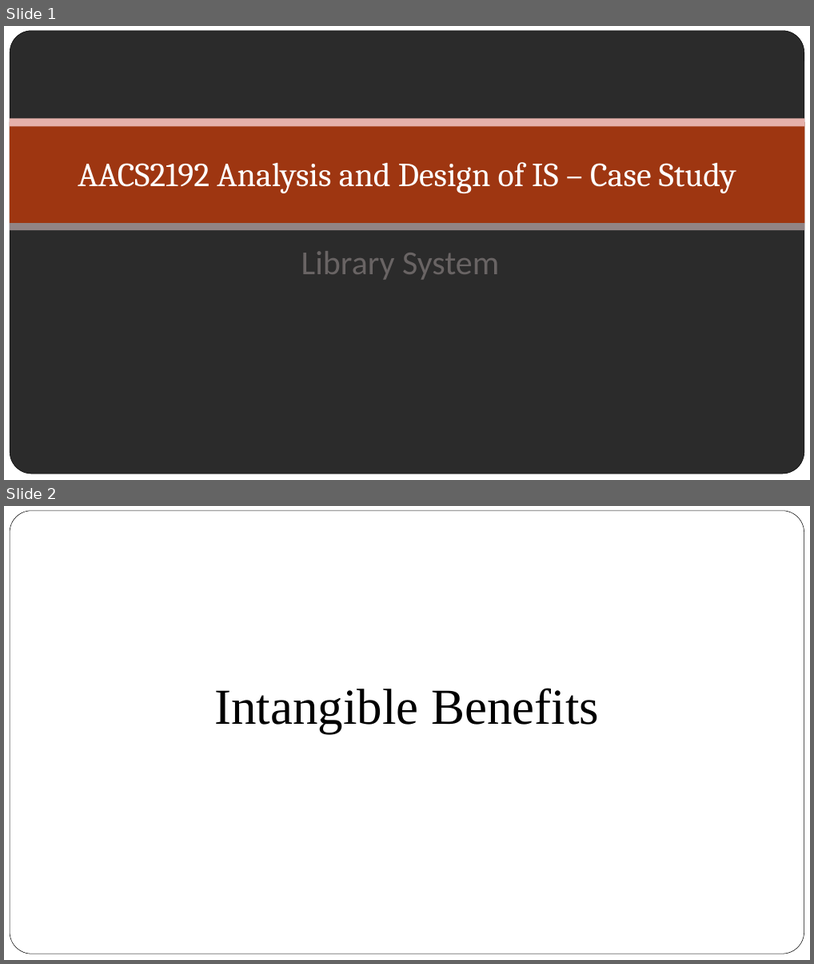
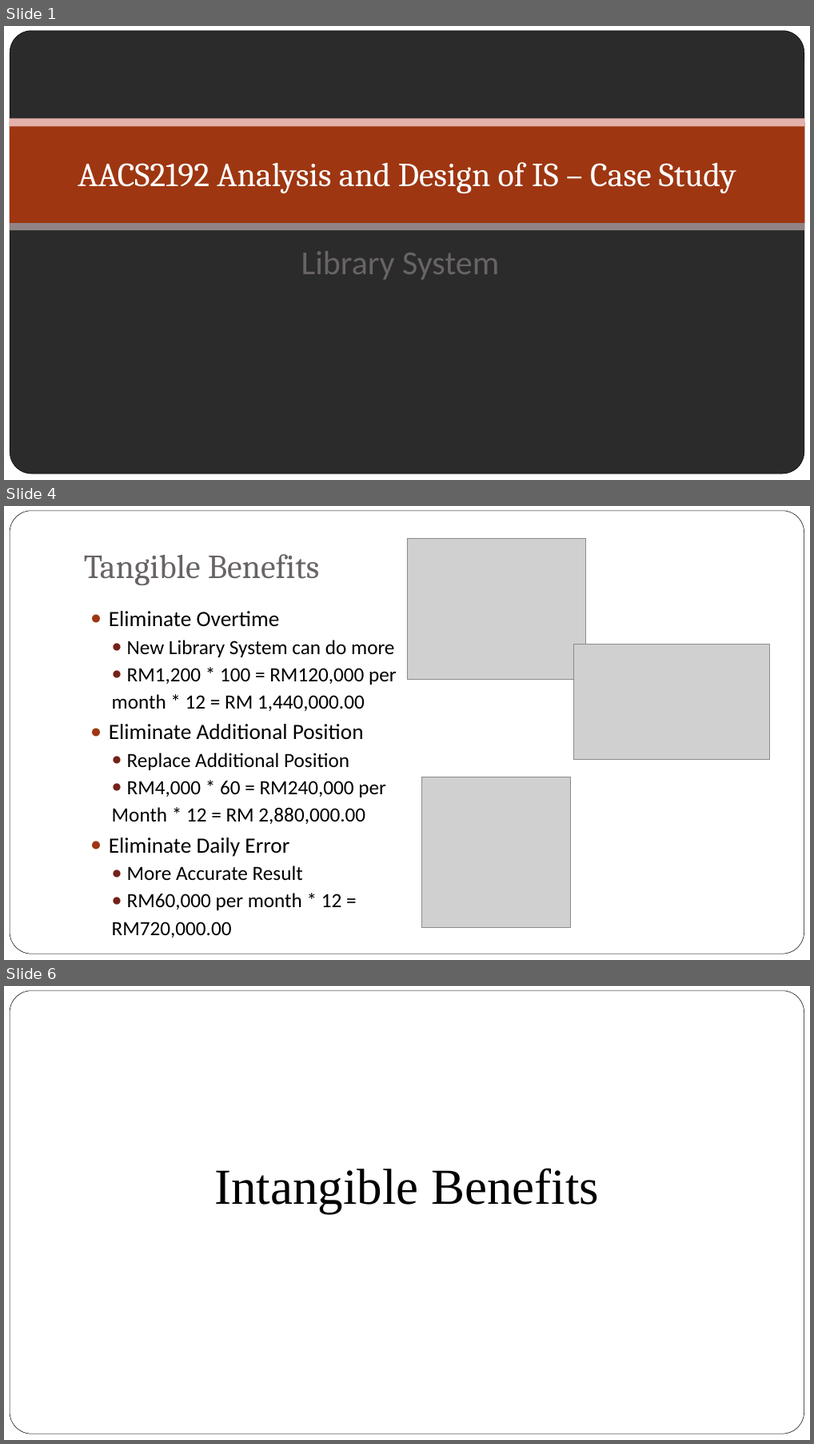
Before and after one commit to jyu1129/Library-System-IS-assignment, a slide deck: Final presentation/CaseStudy Final Presentation.pptx. Shown one above the other, each under a label of ours: slides 1 and 2 before the commit, slides 1, 4 and 6 after it; the slides between them are not shown. The pictures are 814x964 and 814x1444 pixels, drawn with LibreOffice and Linux fonts; fonts in the diff are those of the drawing; grey boxes stand for pictures; background and template pictures are left out; a plain dark background stands for a picture behind light text. Boxes give left, top, right and bottom in pixels: in the first picture for what was removed or moved away, otherwise in the second. Text is boxed around its words. In the diff, an @@ line names an element or a change of style, - is before the commit and + after.

```diff
--- a/Final presentation/CaseStudy Final Presentation.pptx
+++ b/Final presentation/CaseStudy Final Presentation.pptx
@@ slide 4 added at box(4, 506, 810, 960), background picture (left out); not listed: 1 template element that a slide beside it also shows @@
@@ picture added at box(407, 538, 586, 680) @@
@@ title added at box(84, 554, 320, 585), 40 pt, text #696464 @@
+Tangible Benefits
@@ text added at box(109, 611, 397, 937), 24 pt, text #000000 @@
+● Eliminate Overtime
+  ● New Library System can do more
+  ● RM1,200 * 100 = RM120,000 per
+  month * 12 = RM 1,440,000.00
+● Eliminate Additional Position
+  ● Replace Additional Position
+  ● RM4,000 * 60 = RM240,000 per
+  Month * 12 = RM 2,880,000.00
+● Eliminate Daily Error
+  ● More Accurate Result
+  ● RM60,000 per month * 12 =
+  RM720,000.00
@@ picture added at box(574, 644, 770, 760) @@
@@ picture added at box(422, 777, 571, 928) @@
@@ what was slide 2 is now slide 6 @@
```
Also in this commit, not shown: 1 slide changed, 11 other slides added, 3 other files.
